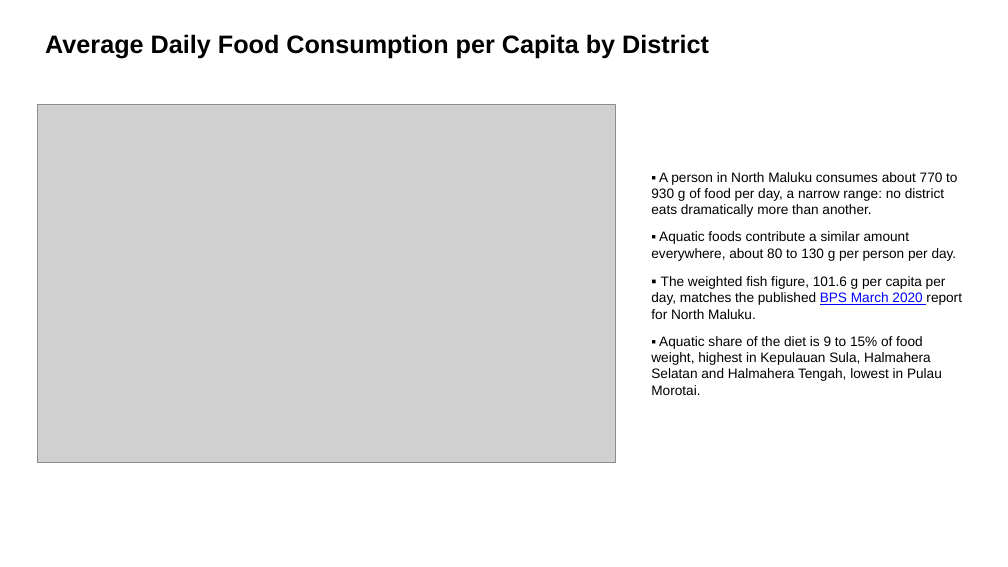
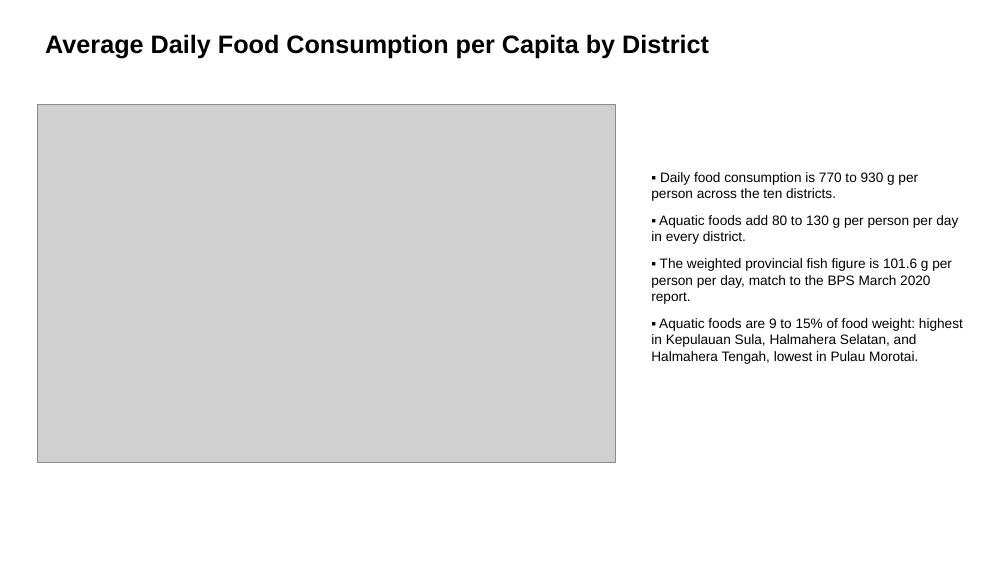
Before and after one commit to Lelsler/north_maluku, a slide deck: slide 2 of figures/north_maluku_consumption.pptx. Drawn at 1008x567 pixels with LibreOffice and Linux fonts; fonts in the diff are those of the drawing; grey boxes stand for pictures. Boxes give left, top, right and bottom in pixels: in the first picture for what was removed or moved away, otherwise in the second. Text is boxed around its words. In the diff, an @@ line names an element or a change of style, - is before the commit and + after.

```diff
--- a/figures/north_maluku_consumption.pptx
+++ b/figures/north_maluku_consumption.pptx
@@ text at (x1=651, y1=172, x2=963, y2=364): text changed @@
-▪ A person in North Maluku consumes about 770 to 930 g of food per day, a narrow range: no district eats dramatically more than another.
-▪ Aquatic foods contribute a similar amount everywhere, about 80 to 130 g per person per day.
-▪ The weighted fish figure, 101.6 g per capita per day, matches the published BPS March 2020 report for North Maluku.
-▪ Aquatic share of the diet is 9 to 15% of food weight, highest in Kepulauan Sula, Halmahera Selatan and Halmahera Tengah, lowest in Pulau Morotai.
+▪ Daily food consumption is 770 to 930 g per person across the ten districts.
+▪ Aquatic foods add 80 to 130 g per person per day in every district.
+▪ The weighted provincial fish figure is 101.6 g per person per day, match to the BPS March 2020 report.
+▪ Aquatic foods are 9 to 15% of food weight: highest in Kepulauan Sula, Halmahera Selatan, and Halmahera Tengah, lowest in Pulau Morotai.
```
Also in this commit, not shown: 8 other slides changed, 2 slides added, 10 other files.
